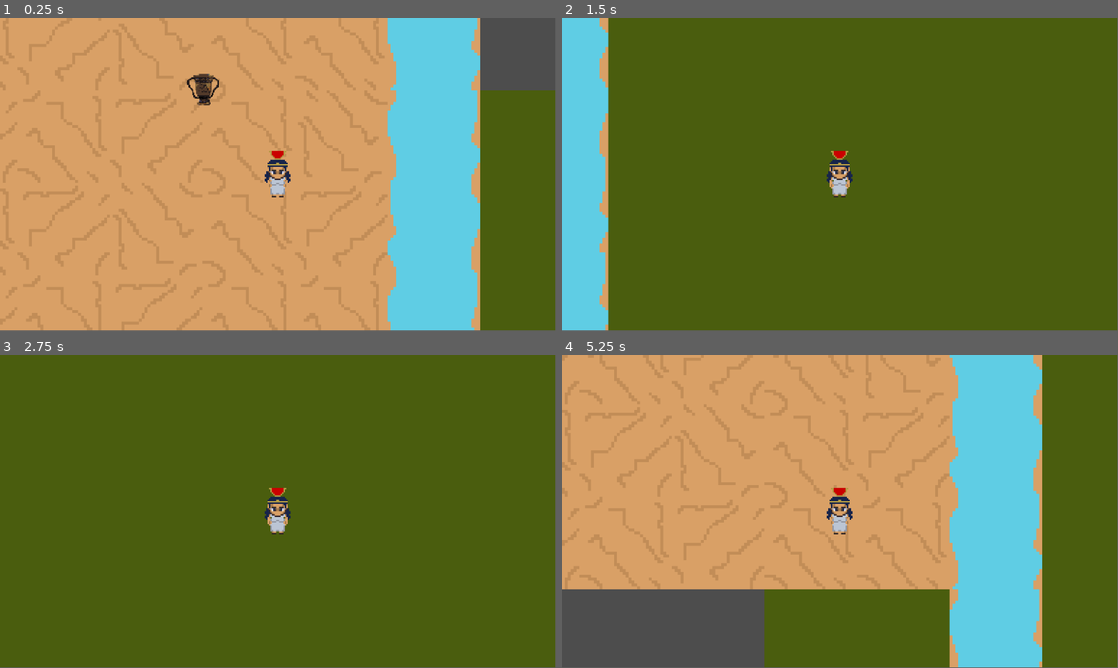
Above: before the commit, frames 1-4 (two rows, left to right).
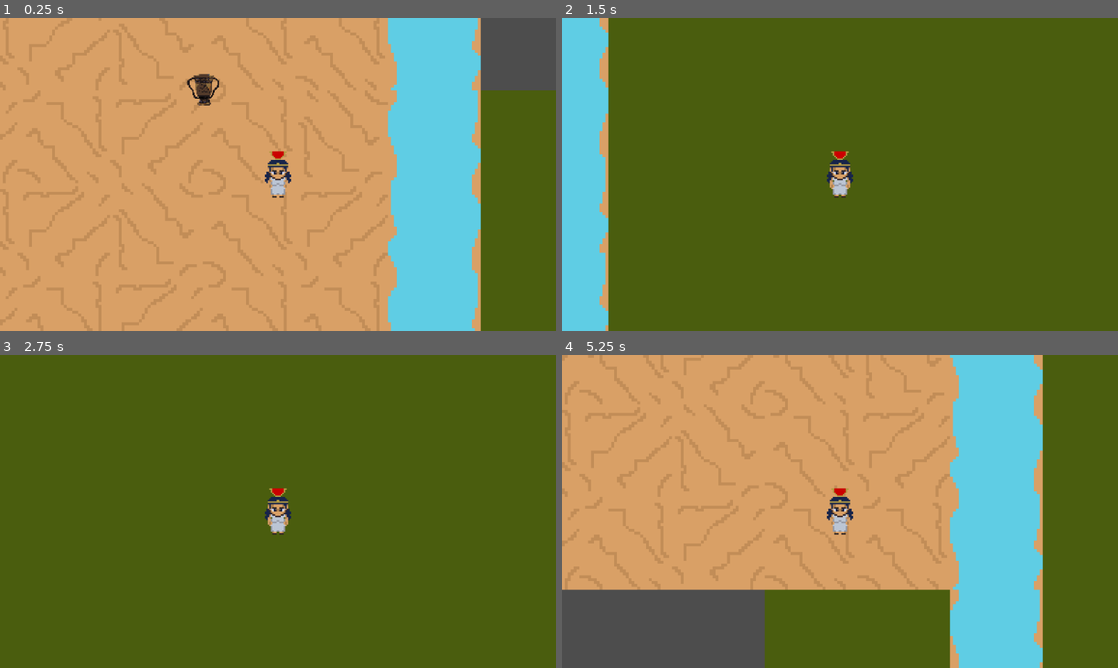
Above: after the commit, the same moments.

Repository: larmen9179/osiris
Game: Godot game, scene res://levels/level1.tscn
The game is run twice, just before and just after one commit, with the same random seed, the same clock (stepped at 60 frames per second) and the same inputs.
Inputs:
- Up to frame 1 (0.25 s): no input
- Up to frame 2 (1.5 s): tap Enter (ui_accept) at 0.5, 0.6, 0.77, 1.07, 1.35 s; hold Right (ui_right) 0.53-1.28 s; hold Down (ui_down) from 1.28 s (still down)
- Up to frame 3 (2.75 s): tap Enter (ui_accept) at 1.52, 1.82, 2.1 s; release Down (ui_down) at 2.03 s; hold Right (ui_right) from 2.03 s (still down)
- Up to frame 4 (5.25 s): tap Enter (ui_accept) at 2.75, 2.85, 3.02, 3.32, 3.6, 3.77, 4.07, 4.35, 4.52, 4.82, 5.1 s; release Right (ui_right) at 2.78 s; hold Up (ui_up) 2.78-3.53 s; hold Left (ui_left) 3.53-5.03 s; hold Down (ui_down) from 5.03 s (still down)
The window is 799x449 before the commit and 800x450 after it. Grey fills any space a smaller window leaves; there, only what the larger window draws over its background counts as a difference.

The runs differ from the first frame. In frame 1, 1.0% of the frame differs, in the area x 33-100%, y 0-100%; in frame 2, 0.3%; in frame 3, 0.2%; in frame 4, 1.0%, in the area x 0-87%, y 0-100%.

Commit message:
adjusted camera settings for viewport

Diff:
--- a/osiris/levels/level1.tscn
+++ b/osiris/levels/level1.tscn
@@ -1,6 +1,6 @@
 [gd_scene load_steps=6 format=4 uid="uid://ctmkbhvvxfvef"]
 
-[ext_resource type="PackedScene" uid="uid://bql58dqtb7n5u" path="res://Terrain.tscn" id="1_61w3m"]
+[ext_resource type="PackedScene" uid="uid://bql58dqtb7n5u" path="res://spriteSheets/levelSheet/Terrain.tscn" id="1_61w3m"]
 [ext_resource type="PackedScene" uid="uid://fupvqx2ayje4" path="res://character/Isis.tscn" id="1_grpr4"]
 [ext_resource type="Script" uid="uid://dne3arqosuhvu" path="res://character/playerScript.gd" id="2_a55pu"]
 [ext_resource type="PackedScene" uid="uid://bsbnblymck7f5" path="res://items/chalice/chaliceItem.tscn" id="5_f45tc"]
--- a/osiris/project.godot
+++ b/osiris/project.godot
@@ -13,6 +13,10 @@
 config/name="osiris"
 run/main_scene="uid://ctmkbhvvxfvef"
 config/features=PackedStringArray("4.4", "Forward Plus")
+
+[display]
+
+window/stretch/mode="viewport"
 
 [input]
 
--- a/osiris/textController.gd
+++ b/osiris/textController.gd
@@ -1,10 +1,17 @@
 extends CanvasLayer
 
 @onready var label = $Panel/Label
+var textboxOpen = false
 
 func show_message(text):
 	label.text = text
+	textboxOpen = true
 	show()
 
 func hide_message():
 	hide()
+
+func _process(delta):
+	if textboxOpen and Input.is_action_just_pressed("ui_accept"):
+		hide()
+		textboxOpen = false
Binary file removed: osiris/irisBack.png
Binary file removed: osiris/irisFront.png
Renamed: osiris/apepBack.png -> osiris/npc/apep/apepBack.png
Not shown, added: osiris/npc/apep/apepBack.png.import
Renamed: osiris/apepFront.png -> osiris/npc/apep/apepFront.png
Not shown, added: osiris/npc/apep/apepFront.png.import
Not shown, added: osiris/sethFront.png.import
Renamed: osiris/Terrain.tscn -> osiris/spriteSheets/levelSheet/Terrain.tscn
Renamed: osiris/nileRiver.png -> osiris/spriteSheets/levelSheet/nileRiver.png
Not shown, changed: osiris/spriteSheets/levelSheet/nileRiver.png.import
Not shown, changed: osiris/.DS_Store
